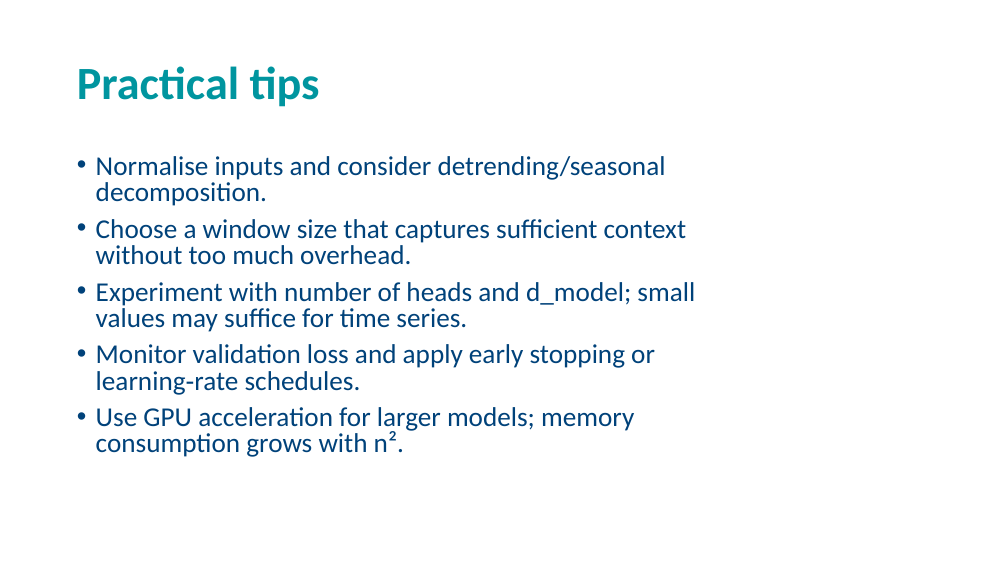
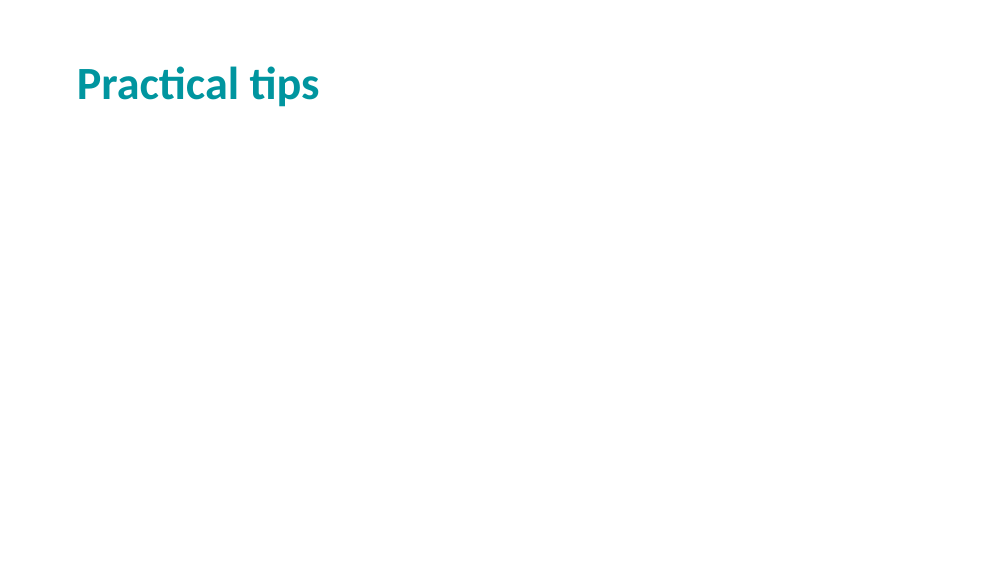
Before and after one commit to andrewcparnell/STAT41130, a slide deck: slide 17 of slides/day 3/D3C2_Transformers.pptx (slide 21 before the commit). Drawn at 1008x567 pixels with LibreOffice and Linux fonts; fonts in the diff are those of the drawing; grey boxes stand for pictures; background and template pictures are left out. Boxes give left, top, right and bottom in pixels: in the first picture for what was removed or moved away, otherwise in the second. Text is boxed around its words. In the diff, an @@ line names an element or a change of style, - is before the commit and + after.

```diff
--- a/slides/day 3/D3C2_Transformers.pptx
+++ b/slides/day 3/D3C2_Transformers.pptx
@@ text removed at (96, 156, 695, 457) @@
-• Normalise inputs and consider detrending/seasonal decomposition.
-• Choose a window size that captures sufficient context without too much overhead.
-• Experiment with number of heads and d_model; small values may suffice for time series.
-• Monitor validation loss and apply early stopping or learning‑rate schedules.
-• Use GPU acceleration for larger models; memory consumption grows with n².
```
Also in this commit, not shown: 9 other slides changed, 4 slides added, 7 slides removed, 2 other files.
